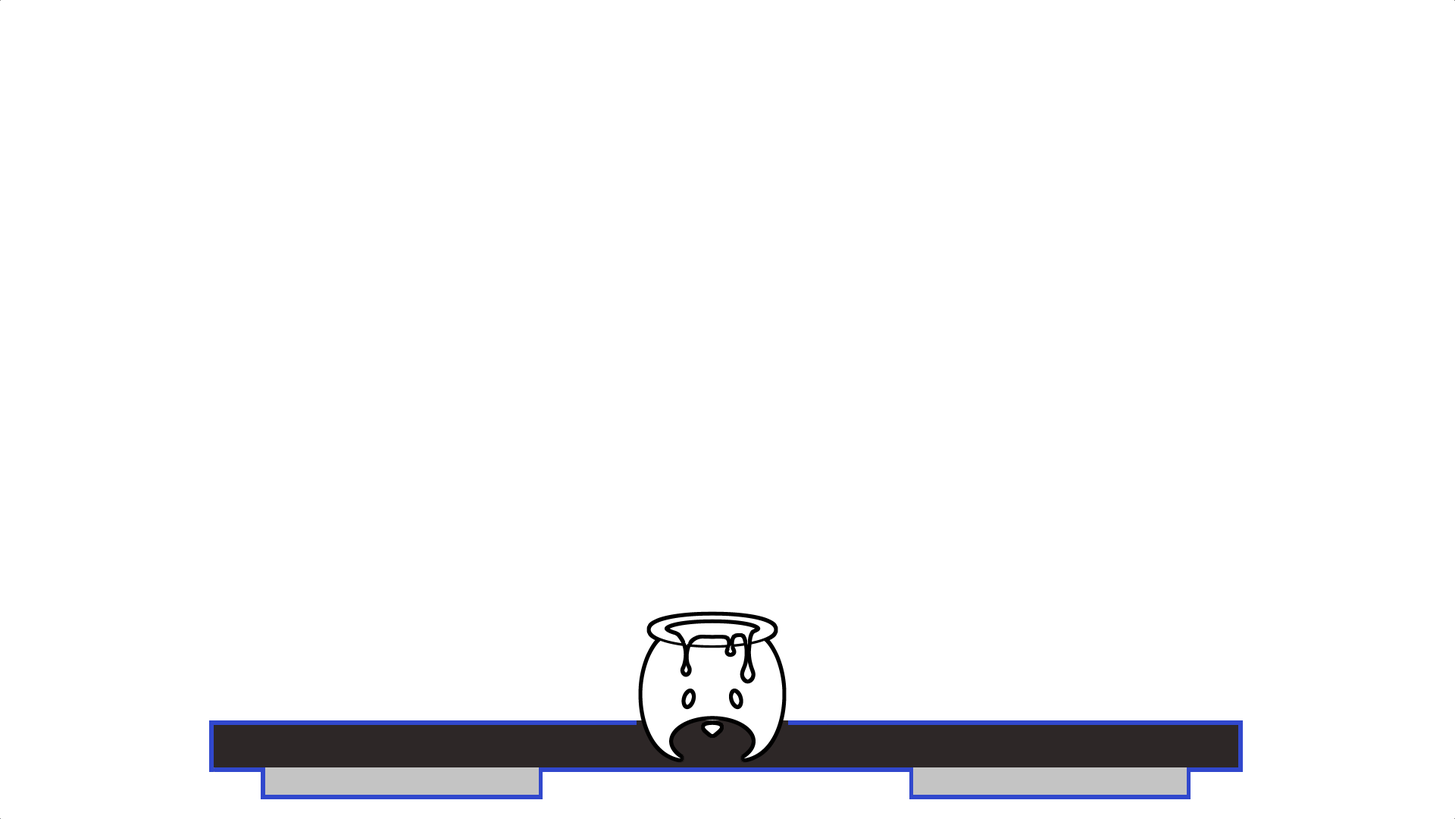
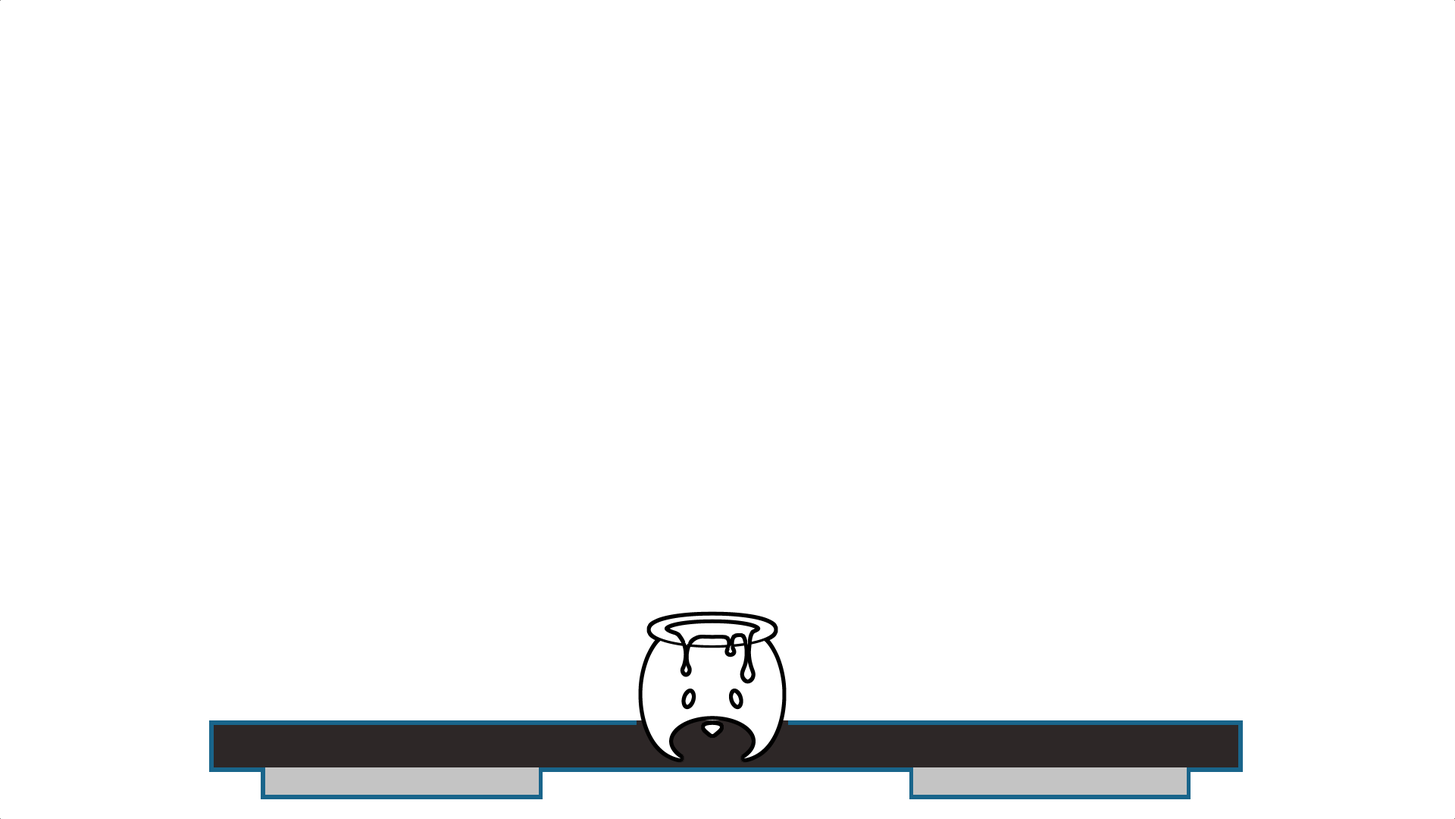
Two versions of the same layered image (1455x819). Layer-by-layer changes:
renamed "233494" to "124964", painted on it over box(209, 720, 1244, 799)
